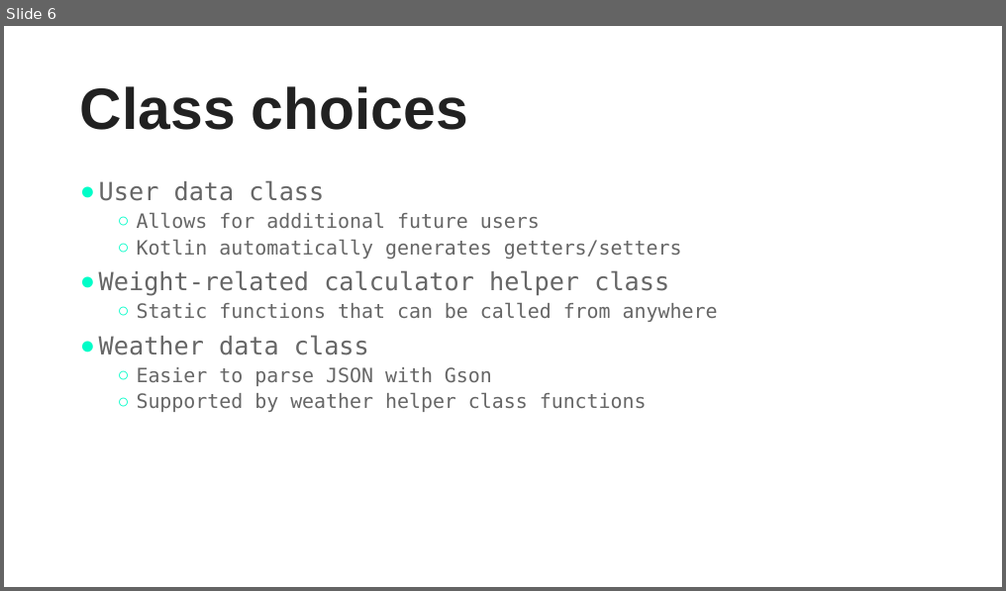
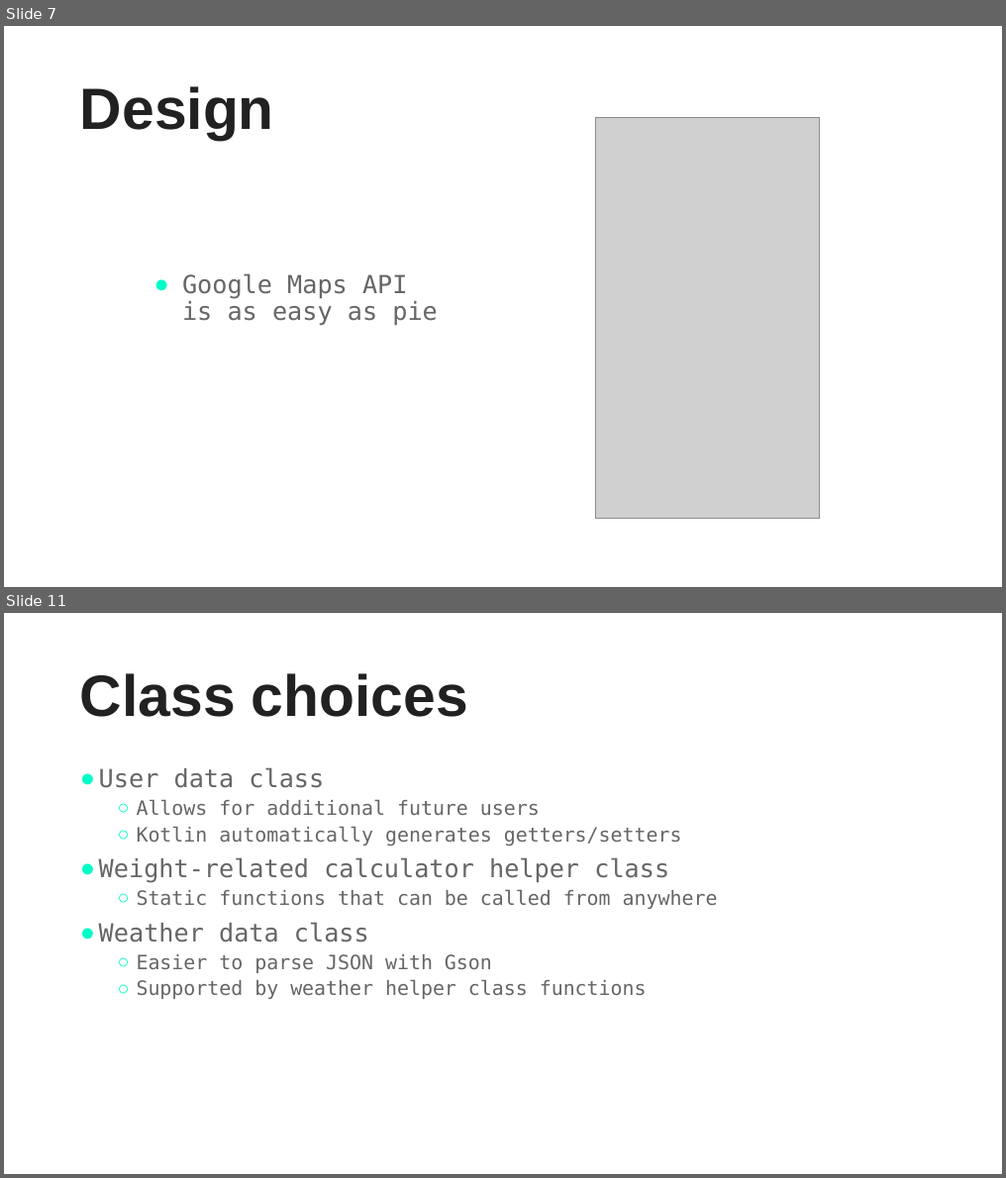
Before and after one commit to jcsullivan/CS6018Project, a slide deck: Part 1/LifestyleApp.pptx. Shown one above the other, each under a label of ours: slide 6 before the commit, slides 7 and 11 after it; the slides between them are not shown. The pictures are 1006x591 and 1006x1178 pixels, drawn with LibreOffice and Linux fonts; fonts in the diff are those of the drawing; grey boxes stand for pictures. Boxes give left, top, right and bottom in pixels: in the first picture for what was removed or moved away, otherwise in the second. Text is boxed around its words. In the diff, an @@ line names an element or a change of style, - is before the commit and + after.

```diff
--- a/Part 1/LifestyleApp.pptx
+++ b/Part 1/LifestyleApp.pptx
@@ slide 7 added at [4,26,1002,587], background #FFFFFF @@
@@ title added at [80,86,274,140], 56 pt, text #212121, bold @@
+Design
@@ picture added at [595,117,820,519] @@
@@ text added at [182,274,438,325], 24 pt, text #666666 @@
+● Google Maps API
+  is as easy as pie
@@ what was slide 6 is now slide 11 @@
```
Also in this commit, not shown: 4 slides changed, 8 other slides added, 3 slides removed, 5 other files.
